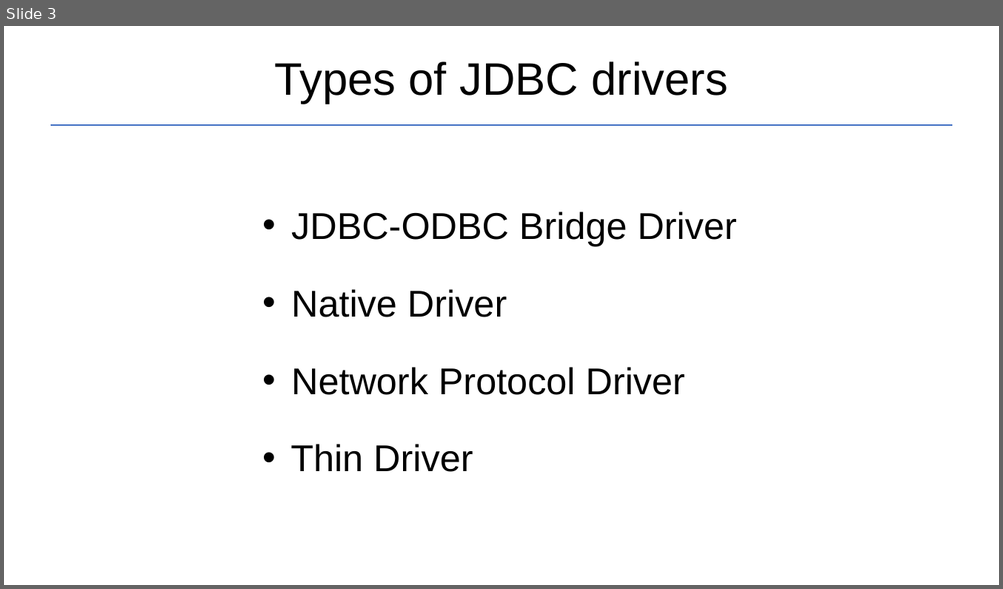
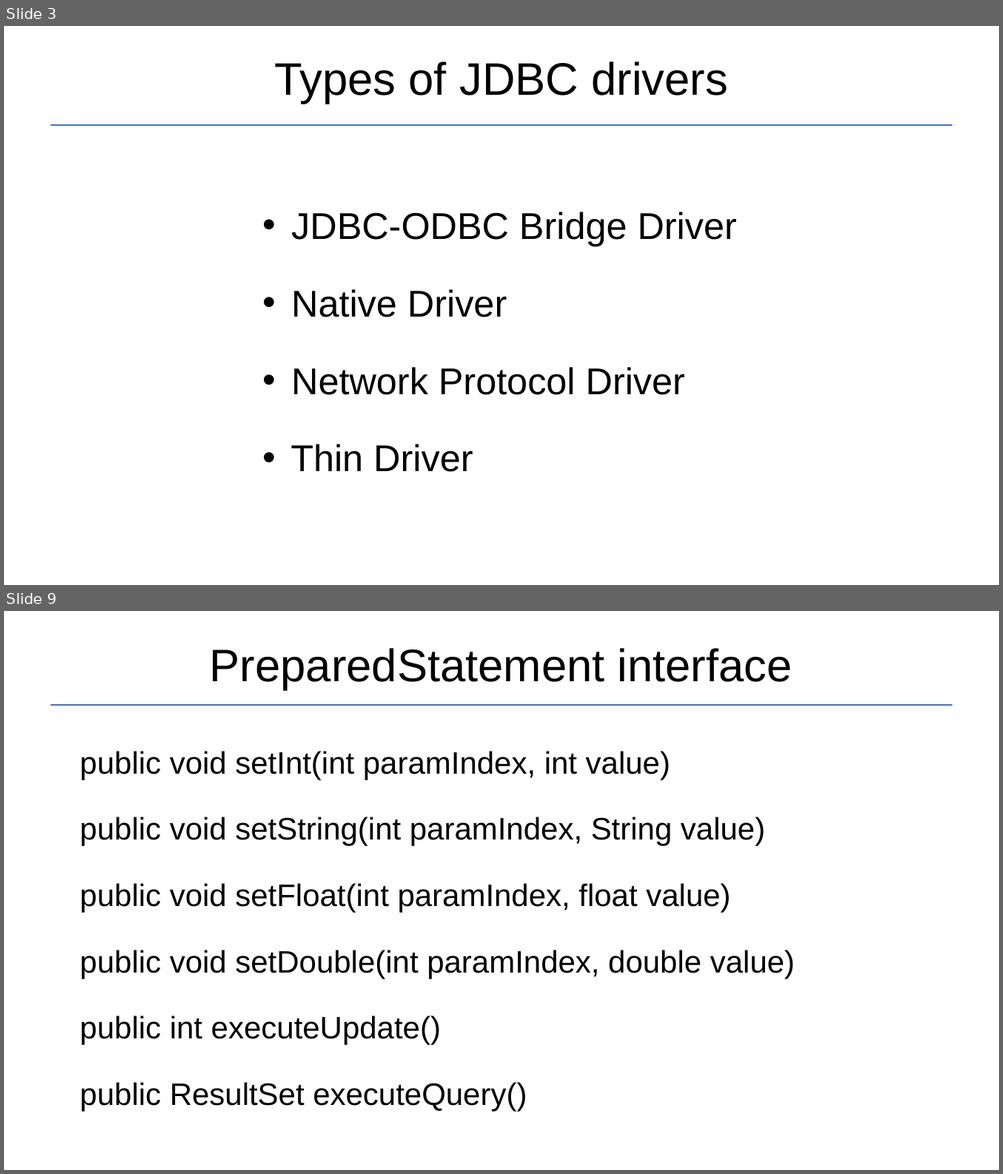
Before and after one commit to Garnik94/Levelup_presentations, a slide deck: JDBC/JDBC_Presentation.pptx. Shown one above the other, each under a label of ours: slide 3 before the commit, slides 3 and 9 after it; the slides between them are not shown. The pictures are 1003x589 and 1003x1174 pixels, drawn with LibreOffice and Linux fonts; fonts in the diff are those of the drawing. Boxes give left, top, right and bottom in pixels: in the first picture for what was removed or moved away, otherwise in the second. Text is boxed around its words. In the diff, an @@ line names an element or a change of style, - is before the commit and + after.

```diff
--- a/JDBC/JDBC_Presentation.pptx
+++ b/JDBC/JDBC_Presentation.pptx
@@ slide 9 added at bbox=[4, 611, 999, 1170], background #FFFFFF @@
@@ title added at bbox=[210, 648, 792, 689], 44 pt, text #000000 @@
+PreparedStatement interface
@@ line added from (51, 705) to (952, 705), #4472C4 1.5 pt @@
@@ text added at bbox=[79, 751, 794, 1111], 30 pt, text #000000 @@
+public void setInt(int paramIndex, int value)
+public void setString(int paramIndex, String value)
+public void setFloat(int paramIndex, float value)
+public void setDouble(int paramIndex, double value)
+public int executeUpdate()
+public ResultSet executeQuery()
```
Also in this commit, not shown: 3 slides changed, 3 other slides added, 1 other file.
